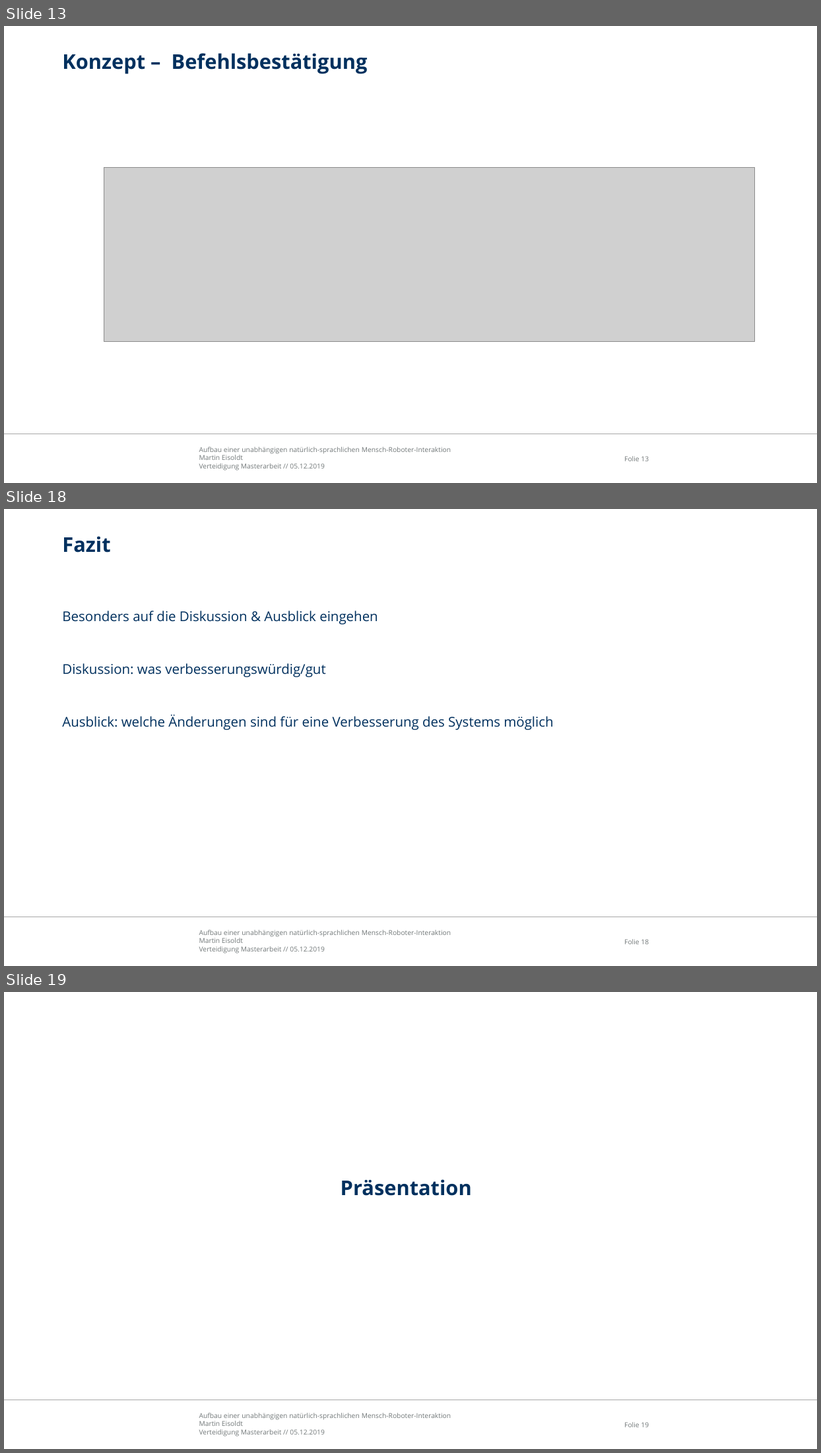
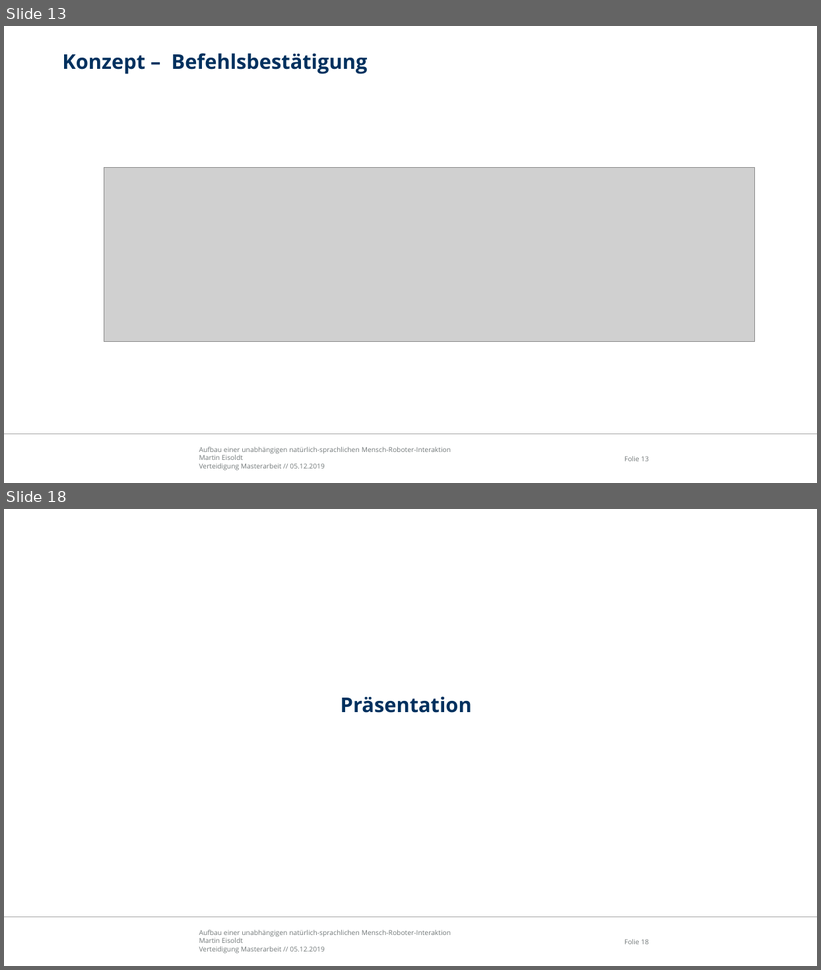
Before and after one commit to edegeyer/masterarbeit, a slide deck: verteidigung/verteidigung.pptx. Shown one above the other, each under a label of ours: slides 13, 18 and 19 before the commit, slides 13 and 18 after it; the slides between them are not shown. The pictures are 821x1453 and 821x970 pixels, drawn with LibreOffice and Linux fonts; fonts in the diff are those of the drawing; grey boxes stand for pictures; background and template pictures are left out. Boxes give left, top, right and bottom in pixels: in the first picture for what was removed or moved away, otherwise in the second. Text is boxed around its words. In the diff, an @@ line names an element or a change of style, - is before the commit and + after.

```diff
--- a/verteidigung/verteidigung.pptx
+++ b/verteidigung/verteidigung.pptx
@@ slide 18 removed at [4,509,817,966], background #FFFFFF; not listed: 3 template elements that a slide beside it also shows @@
@@ title removed at [62,536,110,553] @@
-Fazit
@@ text removed at [62,611,553,730] @@
-Besonders auf die Diskussion & Ausblick eingehen
-Diskussion: was verbesserungswürdig/gut
-Ausblick: welche Änderungen sind für eine Verbesserung des Systems möglich
@@ what was slide 19 is now slide 18 @@
```
Also in this commit, not shown: 5 slides changed, 2 slides added, 2 other slides removed.
